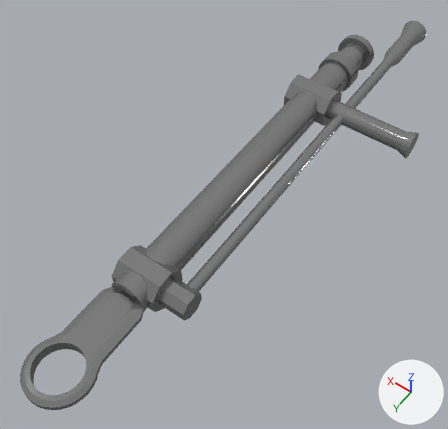
Two versions of the FBX model Assets/_FBX/RoomObjects/Tools/ToolTorqueRatchet.fbx, one commit apart.
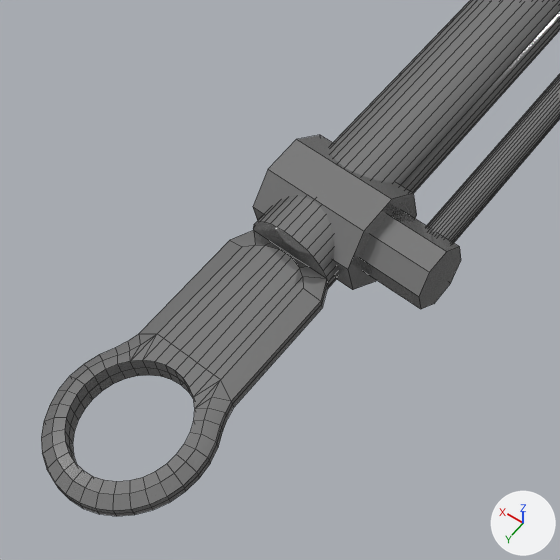
Each version is shown whole from a 50 mm lens placed at (1.062, 2.444, 1.127), pointed at (1.142, 2.331, 0.95), then close up on the part from 0% to 55% of the width and 44% to 100% of the height. Arrows for +X, +Y and +Z are at lower right; the lights stay in place. The last two pictures show the newer version. The close-ups show mesh edges as thin lines. Where no turn or scale is listed for an object, it has been applied to the vertices.

Objects in the first close-up: 'ToolTorqueRatchet'.
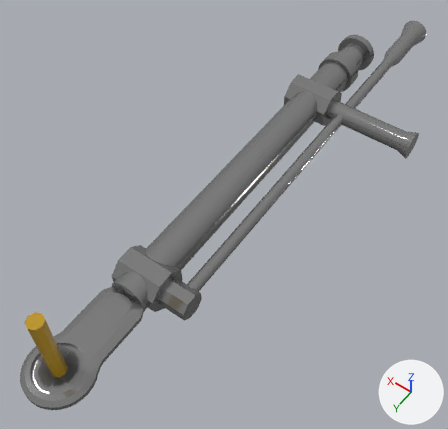
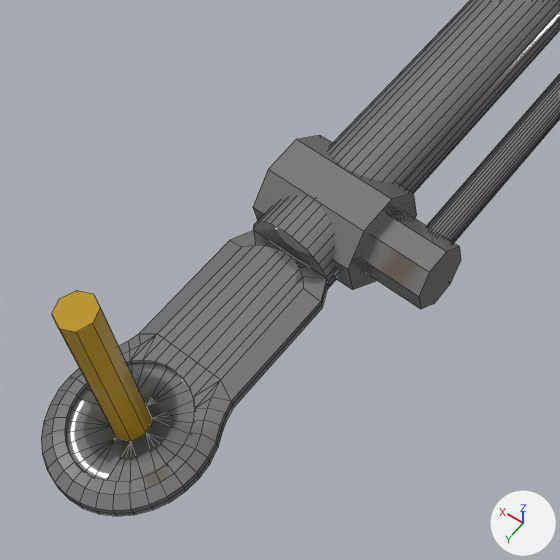
Where the newer file only moved an object's origin or applied its transform, the numbers keep the older frame.

Pixel boxes [x1, y1, x2, y2] of what changed, in the close-ups (560 x 560 px):
```json
{"part": 1, "of": "me_cylinder", "change": "built on", "before": [65, 360, 191, 457], "after": [52, 290, 195, 481]}
```

Scene script edits in JSON lines:
```json
{"op": "add", "block": "mat_coloryellow", "code": ["mat_coloryellow = principled_material('ColorYellow')", "mat_coloryellow.base_color = (0.522, 0.309, 0.0177)  # yellow #bf9724", "mat_coloryellow.roughness = 0.1"]}
{"block": "me_cylinder", "where": "# used by ob_tooltorqueratchet; location = (1.1479, 2.4086, 0.9499)"}
{"op": "remove", "block": "me_cylinder", "code": "me_cylinder.from_pydata(...)  # 1041 vertices, 872 faces; spans x -0.046..0.011, y -0.219..0.012, z -0.008..0.008"}
{"op": "add", "block": "me_cylinder", "code": "me_cylinder.from_pydata(...)  # 1089 vertices, 915 faces; spans x -0.046..0.011, y -0.219..0.012, z -0.008..0.031"}
{"block": "me_cylinder", "change": "me_cylinder part 1"}
{"block": "me_cylinder", "change": "32 faces are deleted"}
{"block": "me_cylinder", "change": "40 vertices are added at x -0.008..0.008, y -0.008..0.008, z 0.001"}
{"block": "me_cylinder", "change": "8 new vertices lie (0.0, 0.0, 0.03) away from vertices in x -0.003..0.003, y -0.003..0.003, z 0.001"}
{"block": "me_cylinder", "change": "66 new faces join them, mat_metal (grey #999999)"}
{"block": "me_cylinder", "change": "9 new faces join them, mat_coloryellow (yellow #bf9724)"}
{"block": "me_cylinder", "change": "other edits to the shape of me_cylinder do not show in these pictures"}
{"op": "add", "block": "me_cylinder", "code": "me_cylinder.materials.append(mat_coloryellow)  # yellow #bf9724"}
```
